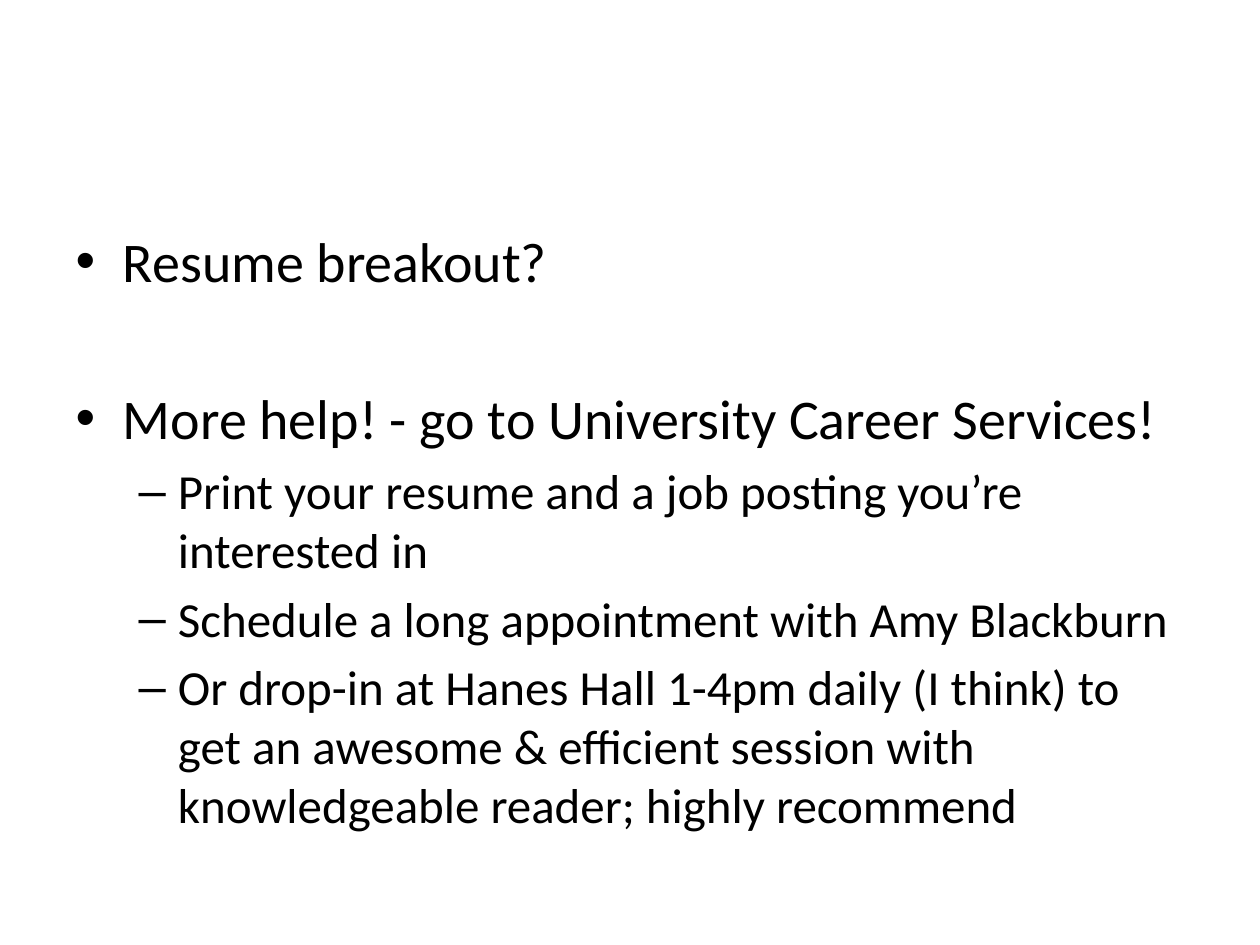
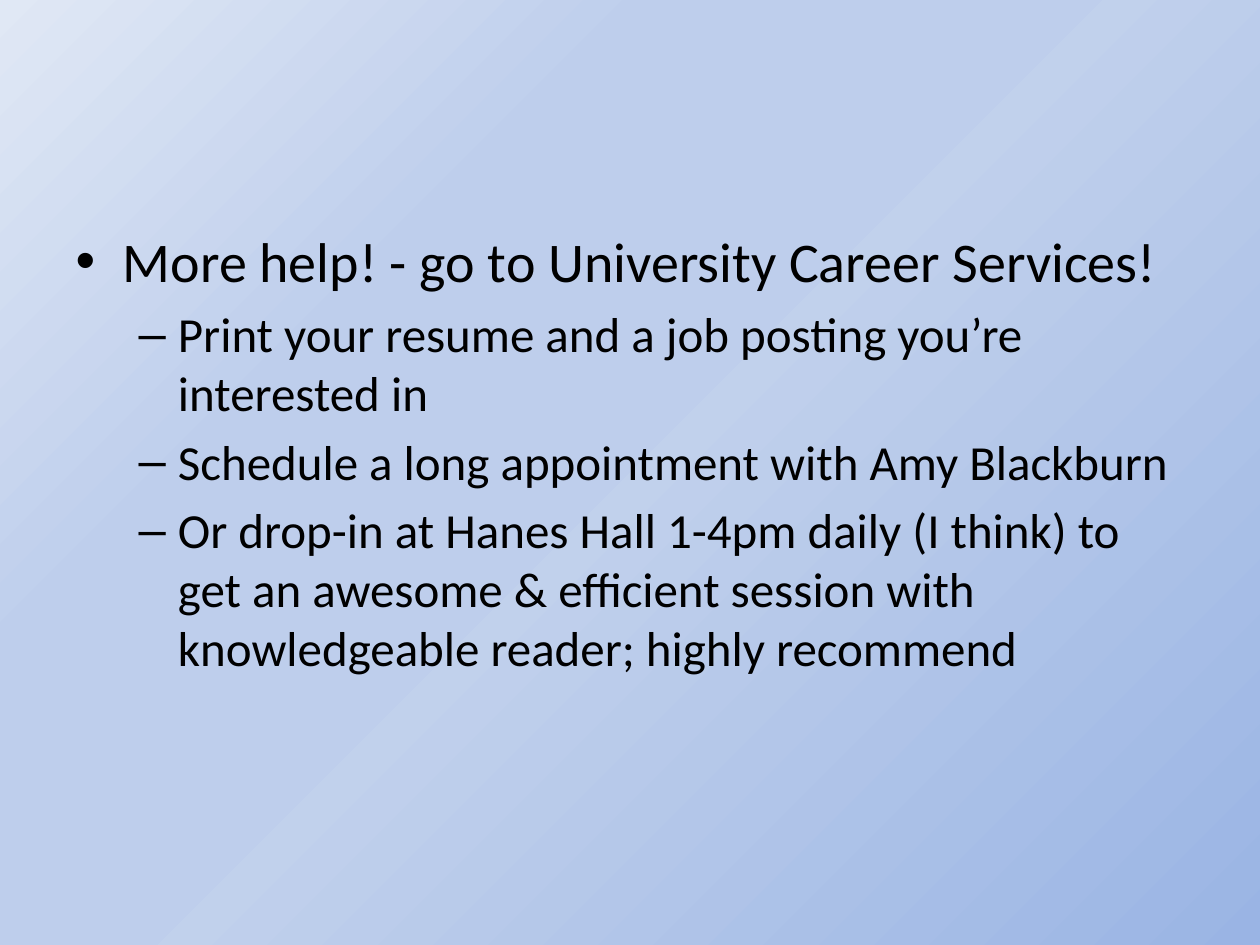
Before and after one commit to BarkleyBG/BSA_info, a slide deck: slide 29 of BSA Internship Workshop 2016 Slides.pptx (slide 26 before the commit). Drawn at 1260x945 pixels with LibreOffice and Linux fonts; fonts in the diff are those of the drawing. Boxes give left, top, right and bottom in pixels: in the first picture for what was removed or moved away, otherwise in the second. Text is boxed around its words. In the diff, an @@ line names an element or a change of style, - is before the commit and + after.

Commit message:
Updating slides
Added job postings (and the stat.ufl/jobs link) to compare to resume

Added conclusion

Cleaned up resume exercise

```diff
--- a/BSA Internship Workshop 2016 Slides.pptx
+++ b/BSA Internship Workshop 2016 Slides.pptx
@@ background #FFFFFF to gradient #9AB5E4 to #C2D1ED to #BECEEC to #E1E8F5 @@
@@ text at bbox=[123, 243, 547, 283]: paragraph removed @@
-• Resume breakout?
```
Also in this commit, not shown: 36 other slides changed, 4 slides added.
